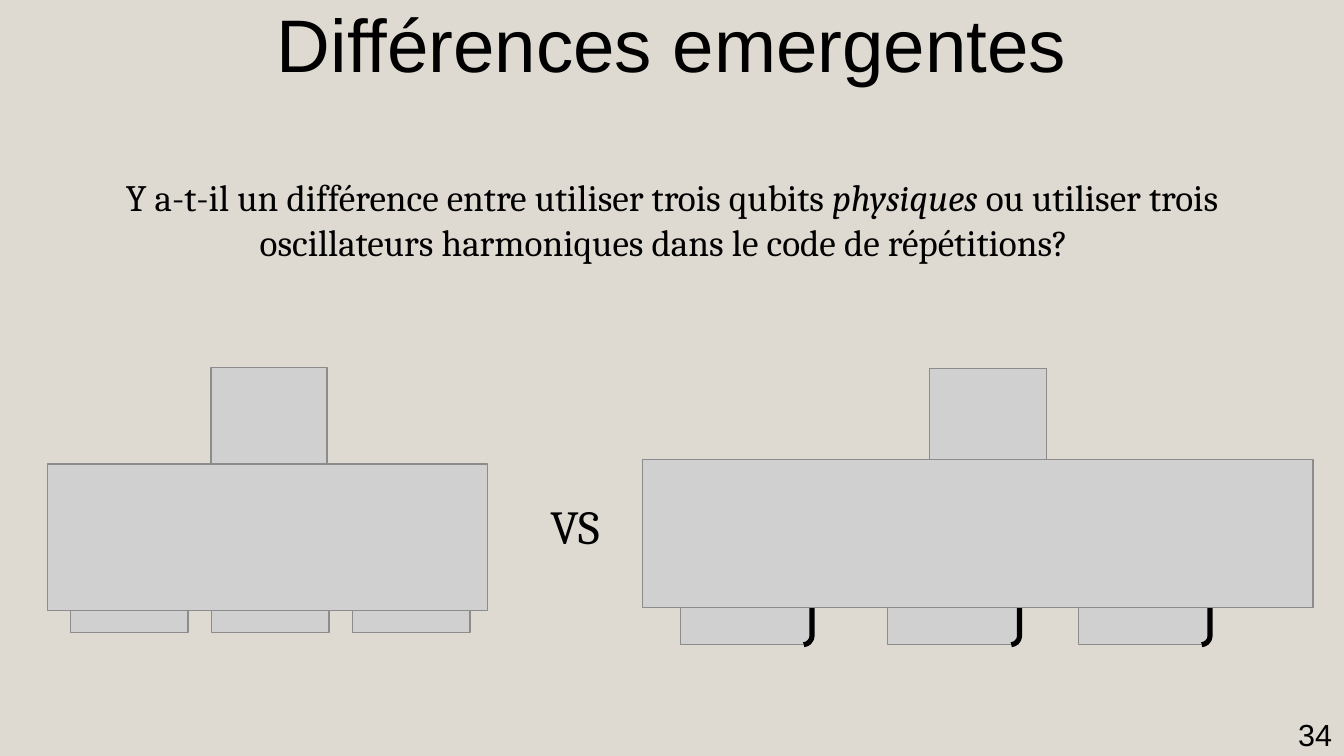
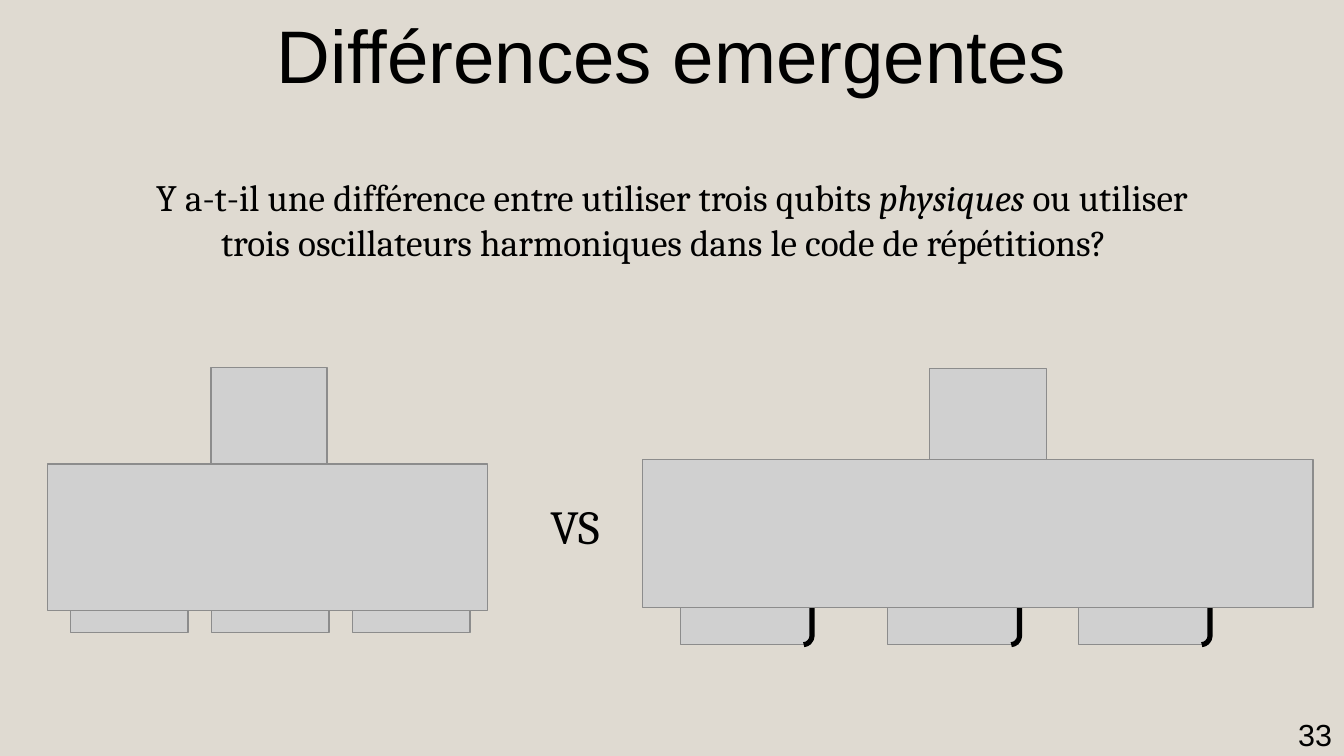
Before and after one commit to AmdaU/presentations, a slide deck: slide 33 of Seminaire/Seminaire.odp (slide 34 before the commit). Drawn at 1344x756 pixels with LibreOffice and Linux fonts; fonts in the diff are those of the drawing; grey boxes stand for pictures. Boxes give left, top, right and bottom in pixels: in the first picture for what was removed or moved away, otherwise in the second. Text is boxed around its words. In the diff, an @@ line names an element or a change of style, - is before the commit and + after.

```diff
--- a/Seminaire/Seminaire.odp
+++ b/Seminaire/Seminaire.odp
@@ title "Différences emergentes": place and size @@
-title "Différences emergentes" at box(277, 17, 1066, 86)
+title "Différences emergentes" at box(277, 28, 1066, 97)
@@ title at box(156, 184, 1188, 264): text changed @@
-Y a-t-il un différence entre utiliser trois qubits physiques ou utiliser trois oscillateurs harmoniques dans le code de répétitions?
+Y a-t-il une différence entre utiliser trois qubits physiques ou utiliser trois oscillateurs harmoniques dans le code de répétitions?
@@ page number at box(1298, 724, 1332, 747): text changed @@
-34
+33
```
Also in this commit, not shown: 20 other slides changed, 1 slide removed, 2 other files.
